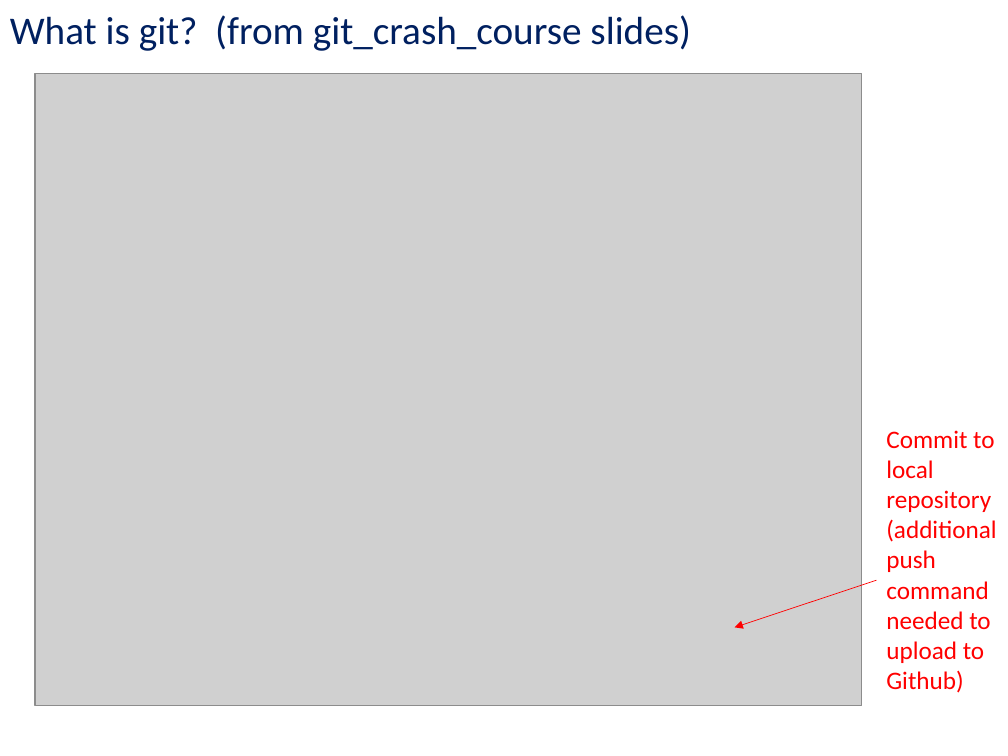
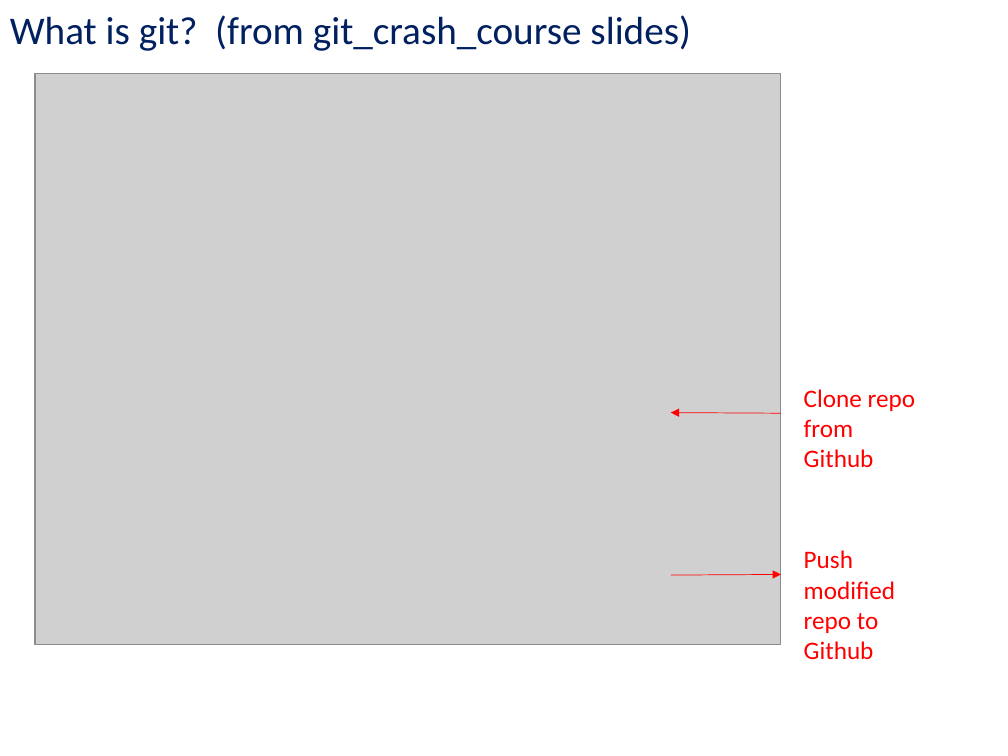
Before and after one commit to kc13/CS1501, a slide deck: slide 9 of cs1501_rec1_Sept6.pptx. Drawn at 1008x756 pixels with LibreOffice and Linux fonts; fonts in the diff are those of the drawing; grey boxes stand for pictures. Boxes give left, top, right and bottom in pixels: in the first picture for what was removed or moved away, otherwise in the second. Text is boxed around its words. In the diff, an @@ line names an element or a change of style, - is before the commit and + after.

Commit message:
modified figure on slide 9

```diff
--- a/cs1501_rec1_Sept6.pptx
+++ b/cs1501_rec1_Sept6.pptx
@@ picture resized from (x1=35, y1=74, x2=862, y2=707) to (x1=35, y1=74, x2=781, y2=644) @@
@@ text added at (x1=804, y1=389, x2=915, y2=468), 18 pt, text #FF0000 @@
+Clone repo from Github
@@ arrow added from (781, 413) to (670, 412), #FF0000 0.5 pt @@
@@ text at (x1=804, y1=550, x2=895, y2=660): text changed @@
-Commit to local repository (additional push command needed to upload to Github)
+Push modified repo to Github
@@ arrow moved from (877, 581) - (735, 627) to (670, 576) - (781, 575) @@
```
